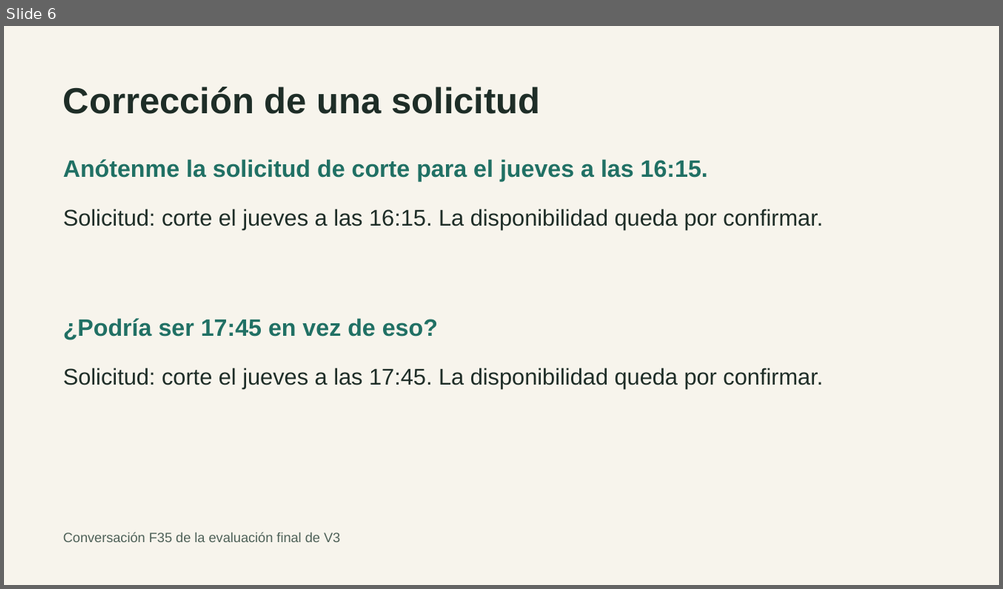
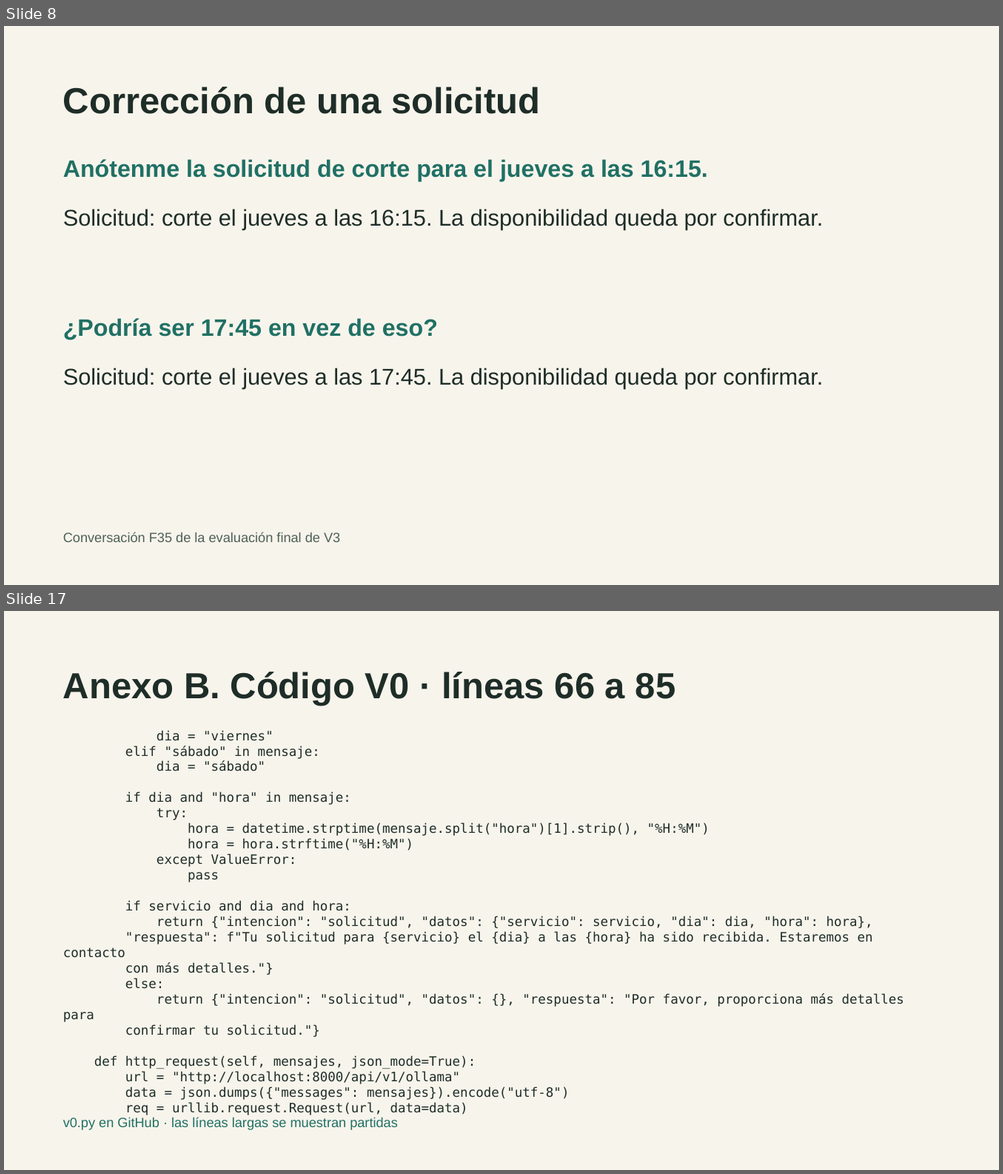
Before and after one commit to skratttt/langchi-peluqueria, a slide deck: presentacion/Defensa_LangChi.pptx. Shown one above the other, each under a label of ours: slide 6 before the commit, slides 8 and 17 after it; the slides between them are not shown. The pictures are 1003x589 and 1003x1174 pixels, drawn with LibreOffice and Linux fonts; fonts in the diff are those of the drawing. Boxes give left, top, right and bottom in pixels: in the first picture for what was removed or moved away, otherwise in the second. Text is boxed around its words. In the diff, an @@ line names an element or a change of style, - is before the commit and + after.

```diff
--- a/presentacion/Defensa_LangChi.pptx
+++ b/presentacion/Defensa_LangChi.pptx
@@ slide 17 added at <box>4,611,999,1170</box>, background #F7F4EC @@
@@ text added at <box>63,672,675,706</box>, 35 pt, text #1E2D27, bold @@
+Anexo B. Código V0 · líneas 66 a 85
@@ text added at <box>63,730,904,1100</box>, 12.5 pt, text #1E2D27 @@
+dia = "viernes"
+elif "sábado" in mensaje:
+dia = "sábado"
+if dia and "hora" in mensaje:
+try:
+hora = datetime.strptime(mensaje.split("hora")[1].strip(), "%H:%M")
+hora = hora.strftime("%H:%M")
+except ValueError:
+pass
+if servicio and dia and hora:
+return {"intencion": "solicitud", "datos": {"servicio": servicio, "dia": dia, "hora": hora},
+"respuesta": f"Tu solicitud para {servicio} el {dia} a las {hora} ha sido recibida. Estaremos en contacto
+con más detalles."}
+else:
+return {"intencion": "solicitud", "datos": {}, "respuesta": "Por favor, proporciona más detalles para
+confirmar tu solicitud."}
+def http_request(self, mensajes, json_mode=True):
+url = "http://localhost:8000/api/v1/ollama"
+data = json.dumps({"messages": mensajes}).encode("utf-8")
+req = urllib.request.Request(url, data=data)
@@ text added at <box>63,1117,398,1130</box>, 13 pt, text #207064 @@
+v0.py en GitHub · las líneas largas se muestran partidas
@@ what was slide 6 is now slide 8 @@
```
Also in this commit, not shown: 1 slide changed, 12 other slides added, 1 slide removed, 1 other file.
